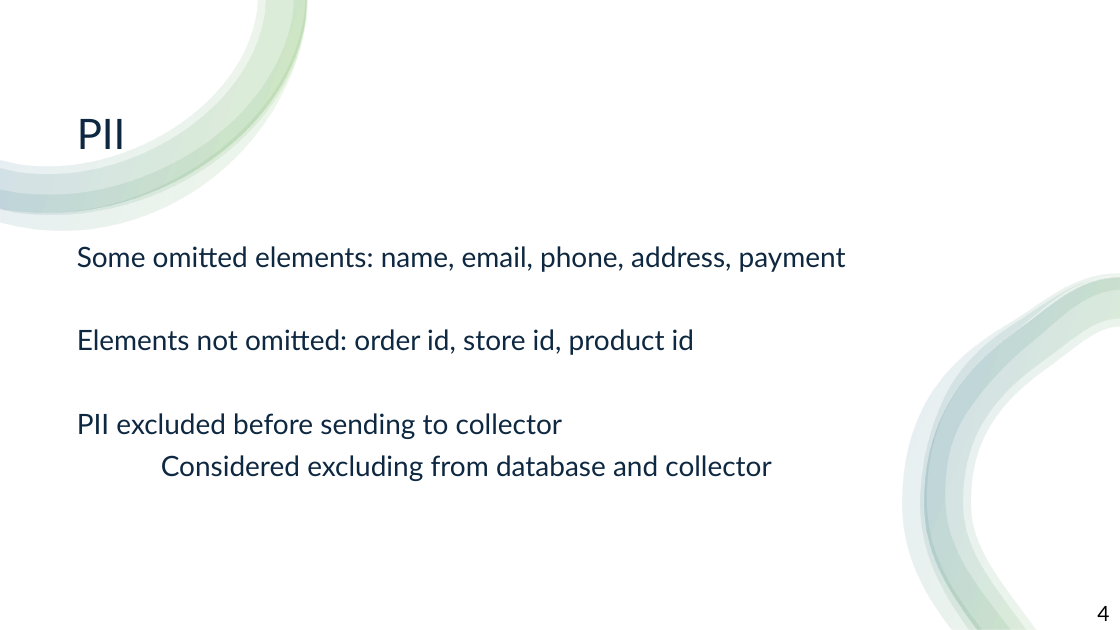
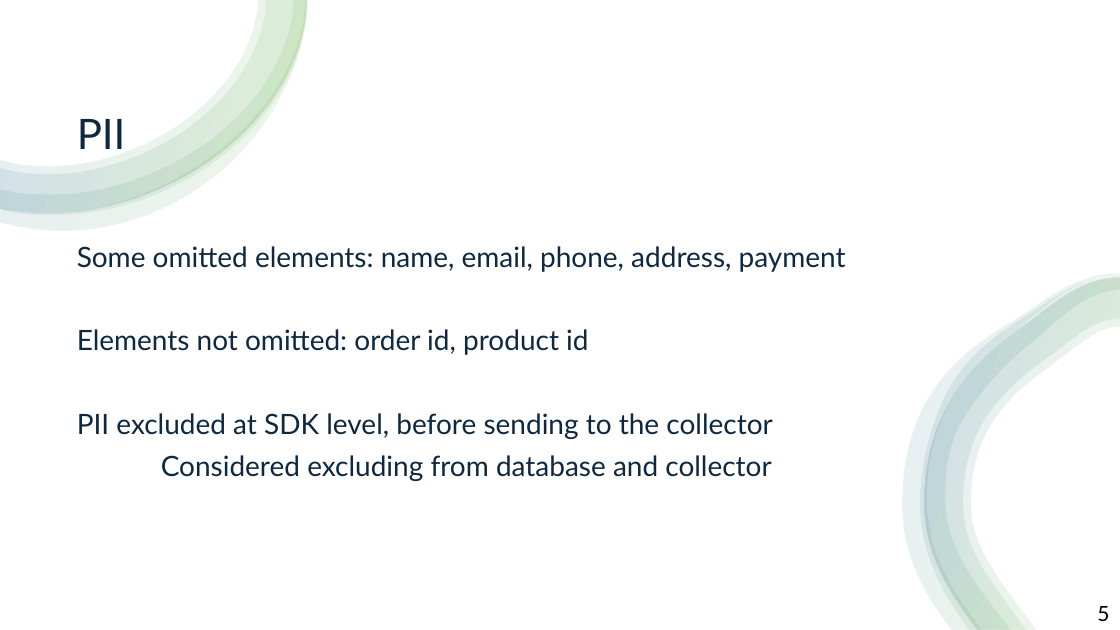
Before and after one commit to Kikoszzz/nopCommerce, a slide deck: slide 5 of ENTREGA/Apresentação1.pptx. Drawn at 1120x630 pixels with LibreOffice and Linux fonts; fonts in the diff are those of the drawing. Boxes give left, top, right and bottom in pixels: in the first picture for what was removed or moved away, otherwise in the second. Text is boxed around its words. In the diff, an @@ line names an element or a change of style, - is before the commit and + after.

```diff
--- a/ENTREGA/Apresentação1.pptx
+++ b/ENTREGA/Apresentação1.pptx
@@ text at (77,329,772,439): text changed @@
-Elements not omitted: order id, store id, product id
-PII excluded before sending to collector
+Elements not omitted: order id, product id
+PII excluded at SDK level, before sending to the collector
@@ text at (1097,606,1109,621): text changed @@
-4
+5
```
Also in this commit, not shown: 5 other slides changed, 1 slide added.
